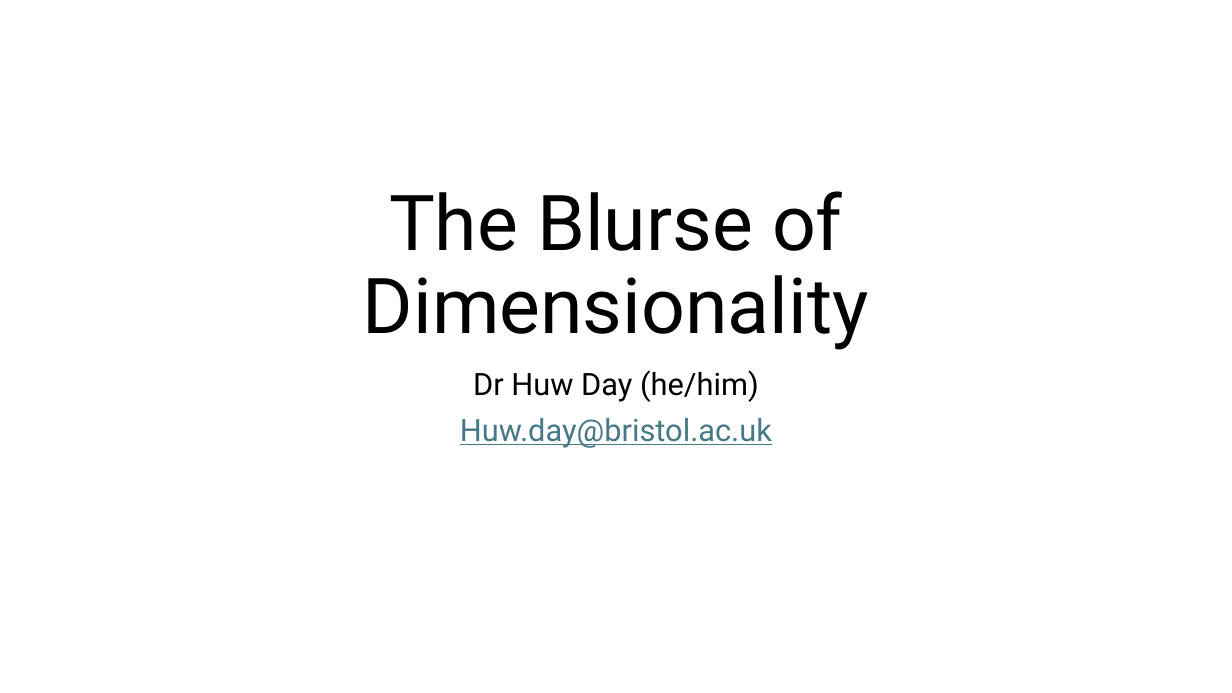
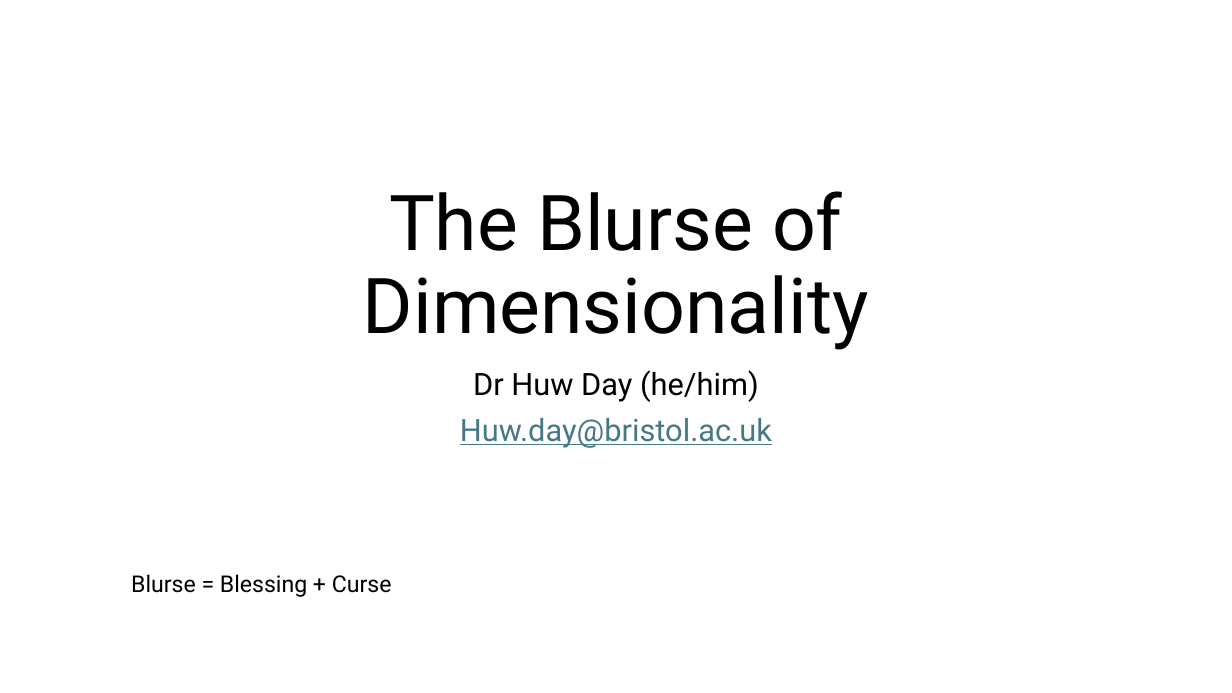
Before and after one commit to HuwWDay/BlurseOfDimensionality, a slide deck: slide 1 of The Blurse of Dimensionality.pptx. Drawn at 1232x693 pixels with LibreOffice and Linux fonts; fonts in the diff are those of the drawing. Boxes give left, top, right and bottom in pixels: in the first picture for what was removed or moved away, otherwise in the second. Text is boxed around its words. In the diff, an @@ line names an element or a change of style, - is before the commit and + after.

```diff
--- a/The Blurse of Dimensionality.pptx
+++ b/The Blurse of Dimensionality.pptx
@@ text added at (131, 574, 392, 597), 18 pt, text #000000 @@
+Blurse = Blessing + Curse
```
Also in this commit, not shown: 9 other slides changed, 5 slides added, 4 other files.
